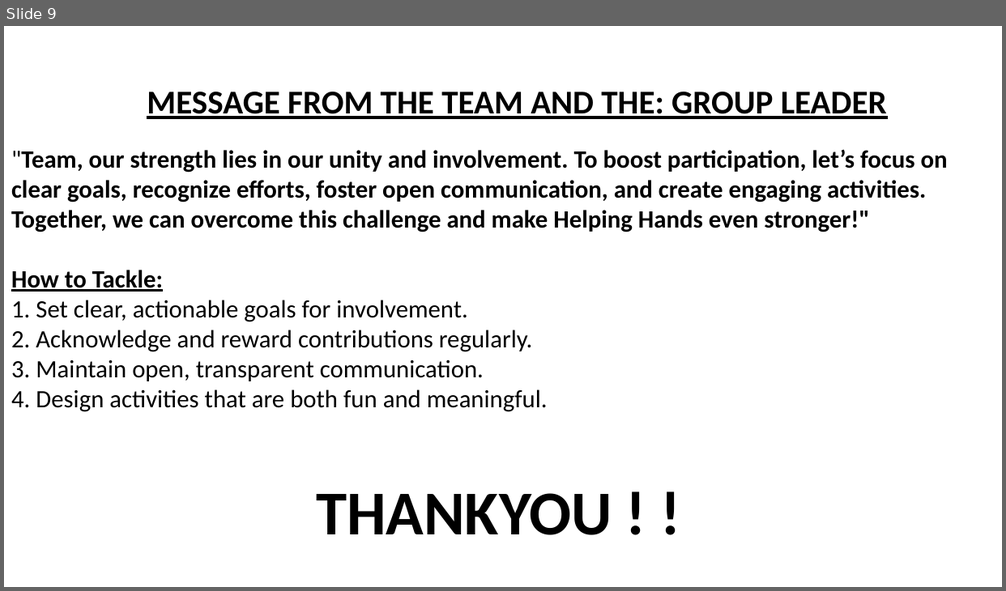
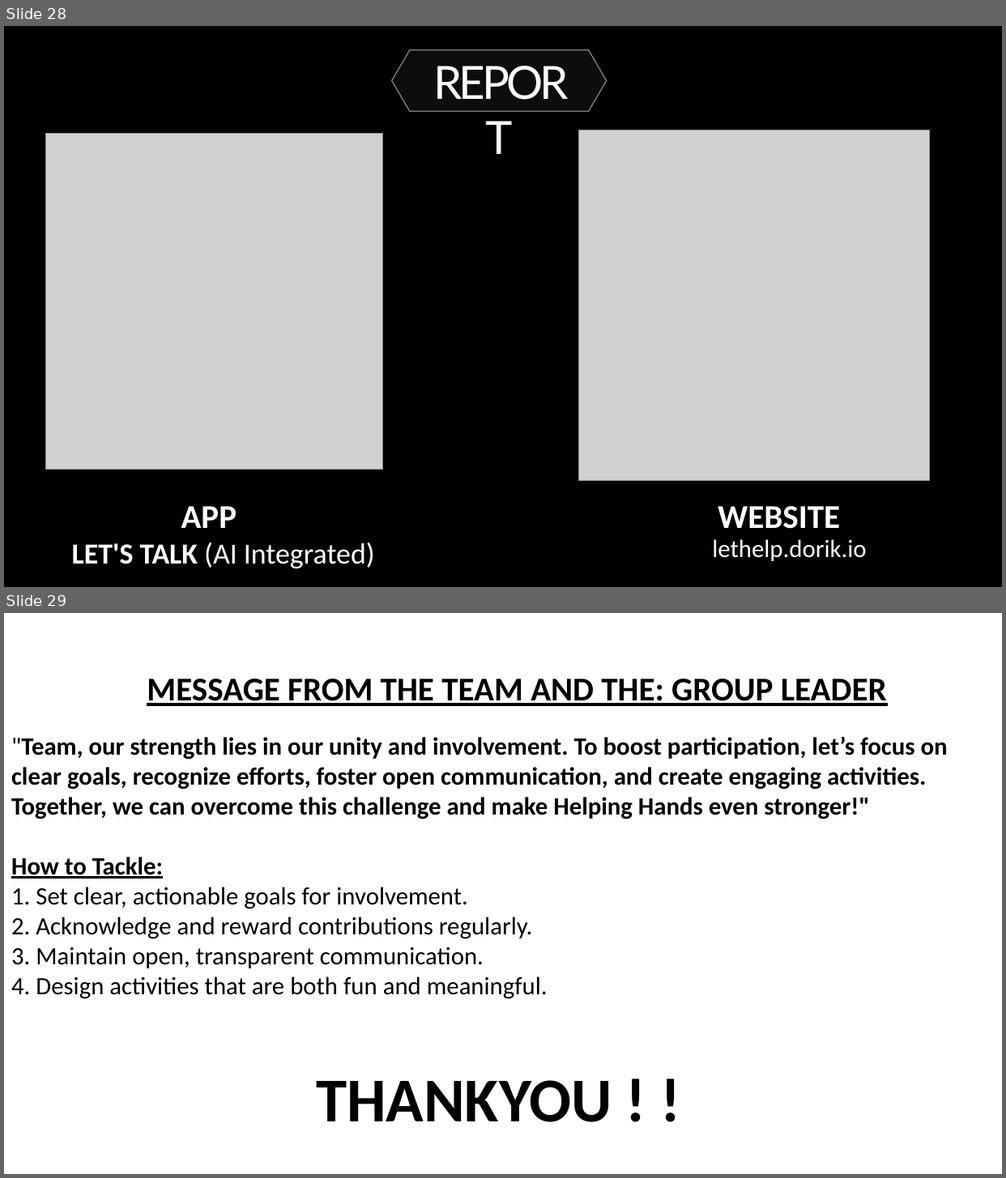
Before and after one commit to Sudeepdeve/Why-Why-, a slide deck: final.pptx. Shown one above the other, each under a label of ours: slide 9 before the commit, slides 28 and 29 after it. The pictures are 1006x591 and 1006x1178 pixels, drawn with LibreOffice and Linux fonts; fonts in the diff are those of the drawing; grey boxes stand for pictures. Boxes give left, top, right and bottom in pixels: in the first picture for what was removed or moved away, otherwise in the second. Text is boxed around its words. In the diff, an @@ line names an element or a change of style, - is before the commit and + after.

```diff
--- a/final.pptx
+++ b/final.pptx
@@ slide 28 added at <box>4,26,1002,587</box>, background #000000 @@
@@ hexagon added at <box>392,50,607,111</box>, fill #FFFFFF at 5% opacity, outline #FFFFFF 1 pt @@
@@ text added at <box>420,50,579,113</box>, 44 pt, text #FFFFFF @@
+REPORT
@@ picture added at <box>46,133,383,470</box> @@
@@ picture added at <box>579,130,930,481</box> @@
@@ text added at <box>181,506,840,529</box>, 32 pt, text #FFFFFF, bold @@
+APP WEBSITE
@@ text added at <box>72,543,375,569</box>, 28 pt, text #FFFFFF @@
+LET'S TALK (AI Integrated)
@@ text added at <box>712,540,866,561</box>, 24 pt, text #FFFFFF @@
+lethelp.dorik.io
@@ what was slide 9 is now slide 29 @@
```
Also in this commit, not shown: 19 other slides added.
